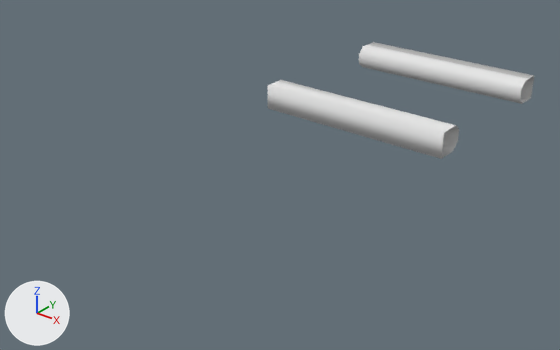
A saved change to the FBX model Assets/1_LevelBuilding/3_Models/window_frame_middle.fbx.
The view is the same before and after, from a camera (50 mm lens) standing at (-0.2872, -0.1564, 0.1084) and looking at (-0.447, 0.0433, -0.0155). Every picture has the same lights, and +X, +Y and +Z are marked at lower left. Both versions are drawn at frame 2 of the action 'Default Take'; the numbers are the values there.
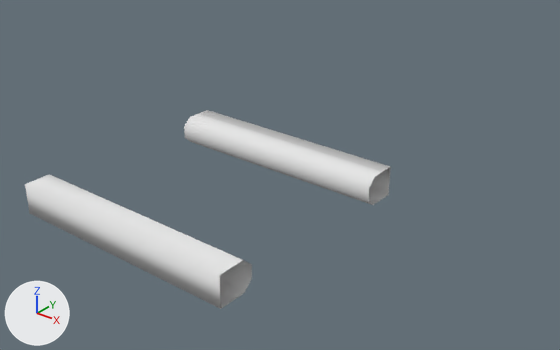
Changed parts and their boxes [x1, y1, x2, y2] in the pictures (560 x 350 px):
'Plane_009', moved
    before: [268, 42, 534, 159]
    after: [25, 110, 391, 309]

Diff of the bpy script that builds the scene:
```diff
--- a/Assets/1_LevelBuilding/3_Models/window_frame_middle.fbx.py
+++ b/Assets/1_LevelBuilding/3_Models/window_frame_middle.fbx.py
@@ ob_plane_009 @@
 ob_plane_009 = bpy.data.objects.new('Plane_009', me_plane_009)
-ob_plane_009.location = (-0.4393, 0.1156, 0.0031)
+ob_plane_009.location = (-0.4393, 0.0, 0.0031)
 ob_plane_009.rotation_euler = (0.0, -3.142, 0.0)  # degrees (0, -180, 0)
```
